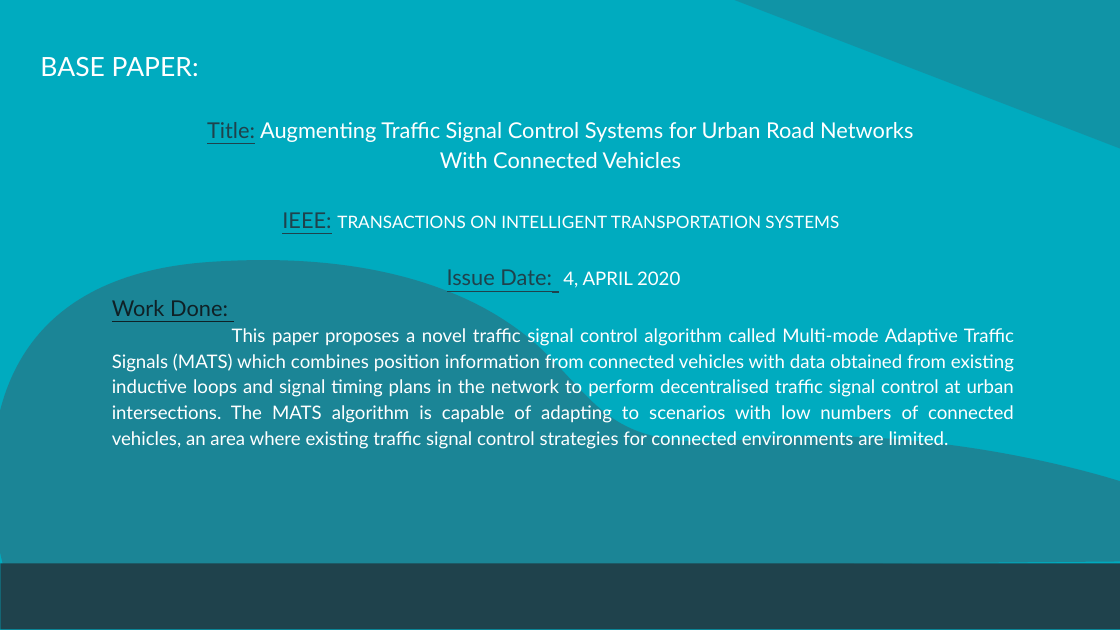
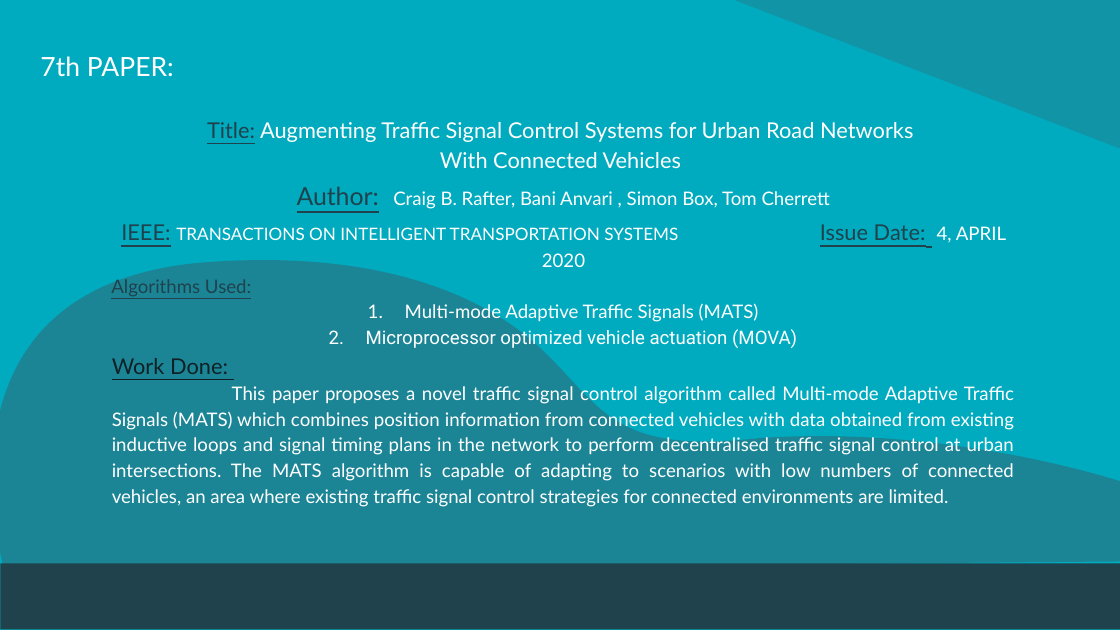
Before and after one commit to Namasivaayam-L/ResearchLab, a slide deck: slide 17 of Automatic Traffic Signal Control System.pptx (slide 18 before the commit). Drawn at 1120x630 pixels with LibreOffice and Linux fonts; fonts in the diff are those of the drawing. Boxes give left, top, right and bottom in pixels: in the first picture for what was removed or moved away, otherwise in the second. Text is boxed around its words. In the diff, an @@ line names an element or a change of style, - is before the commit and + after.

```diff
--- a/Automatic Traffic Signal Control System.pptx
+++ b/Automatic Traffic Signal Control System.pptx
@@ title at (x1=40, y1=56, x2=174, y2=76): text changed @@
-BASE PAPER:
+7th PAPER:
@@ text at (x1=111, y1=187, x2=1006, y2=350): text changed; size 11 to 12 pt @@
-IEEE: TRANSACTIONS ON INTELLIGENT TRANSPORTATION SYSTEMS
-Issue Date: 4, APRIL 2020
+Author: Craig B. Rafter, Bani Anvari , Simon Box, Tom Cherrett
+IEEE: TRANSACTIONS ON INTELLIGENT TRANSPORTATION SYSTEMS Issue Date: 4, APRIL 2020
+Algorithms Used:
+1. Multi-mode Adaptive Traffic Signals (MATS)
+2. Microprocessor optimized vehicle actuation (MOVA)
```
Also in this commit, not shown: 11 other slides changed, 1 slide added, 3 slides removed, 1 other file.
